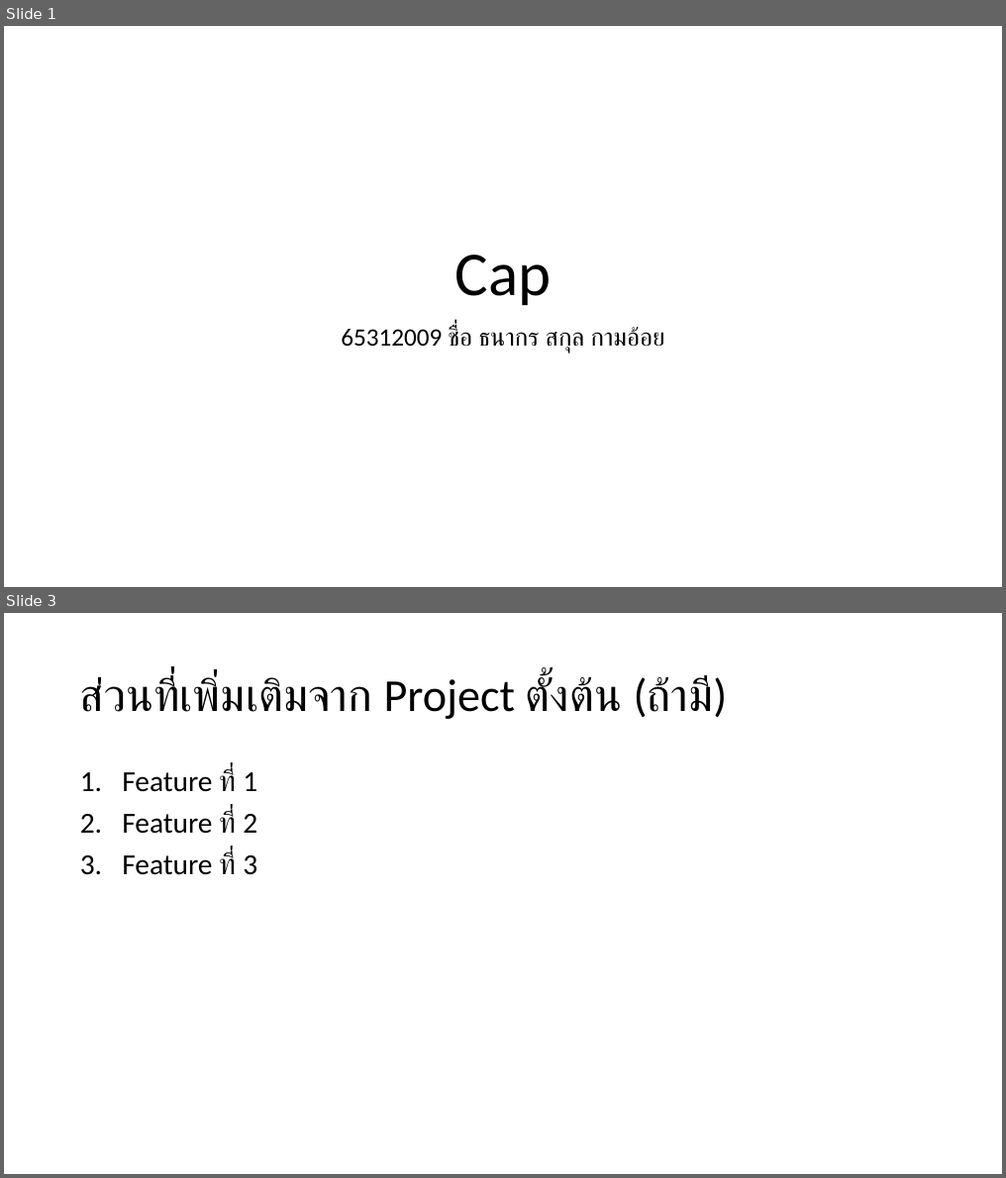
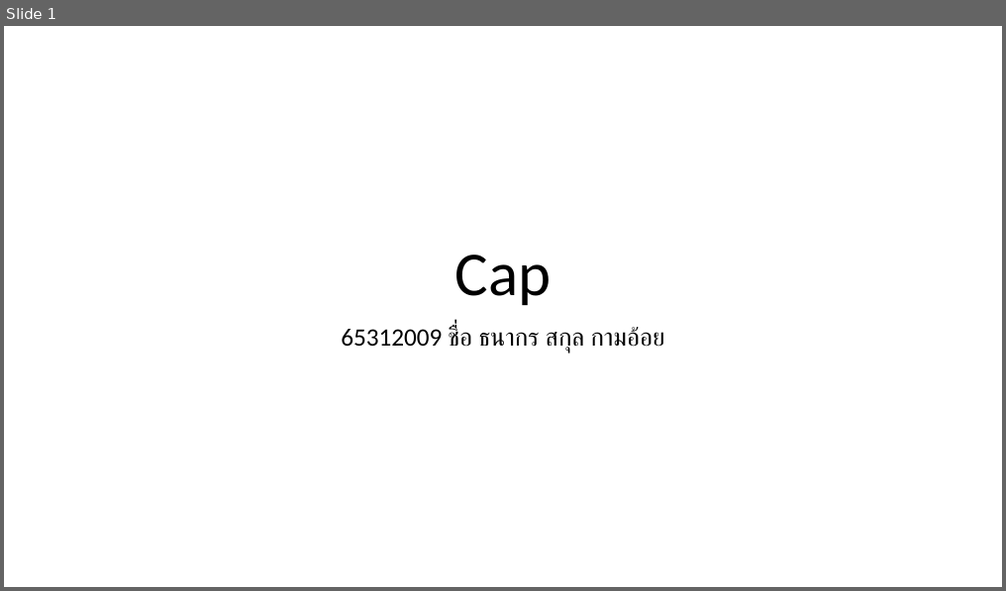
Before and after one commit to Thanakon46/nv-webblog67, a slide deck: present/ตัวอย่างไฟล์นำเสนอ.pptx. Shown one above the other, each under a label of ours: slides 1 and 3 before the commit, slide 1 after it; the slides between them are not shown. The pictures are 1006x1178 and 1006x591 pixels, drawn with LibreOffice and Linux fonts; fonts in the diff are those of the drawing. Boxes give left, top, right and bottom in pixels: in the first picture for what was removed or moved away, otherwise in the second. Text is boxed around its words. In the diff, an @@ line names an element or a change of style, - is before the commit and + after.

```diff
--- a/present/ตัวอย่างไฟล์นำเสนอ.pptx
+++ b/present/ตัวอย่างไฟล์นำเสนอ.pptx
@@ slide 3 removed at <box>4,613,1002,1174</box>, background #FFFFFF @@
@@ title removed at <box>80,675,728,719</box> @@
-ส่วนที่เพิ่มเติมจาก Project ตั้งต้น (ถ้ามี)
@@ text removed at <box>122,768,257,875</box> @@
-1. Feature ที่ 1
-2. Feature ที่ 2
-3. Feature ที่ 3
```
Also in this commit, not shown: 1 slide changed.
